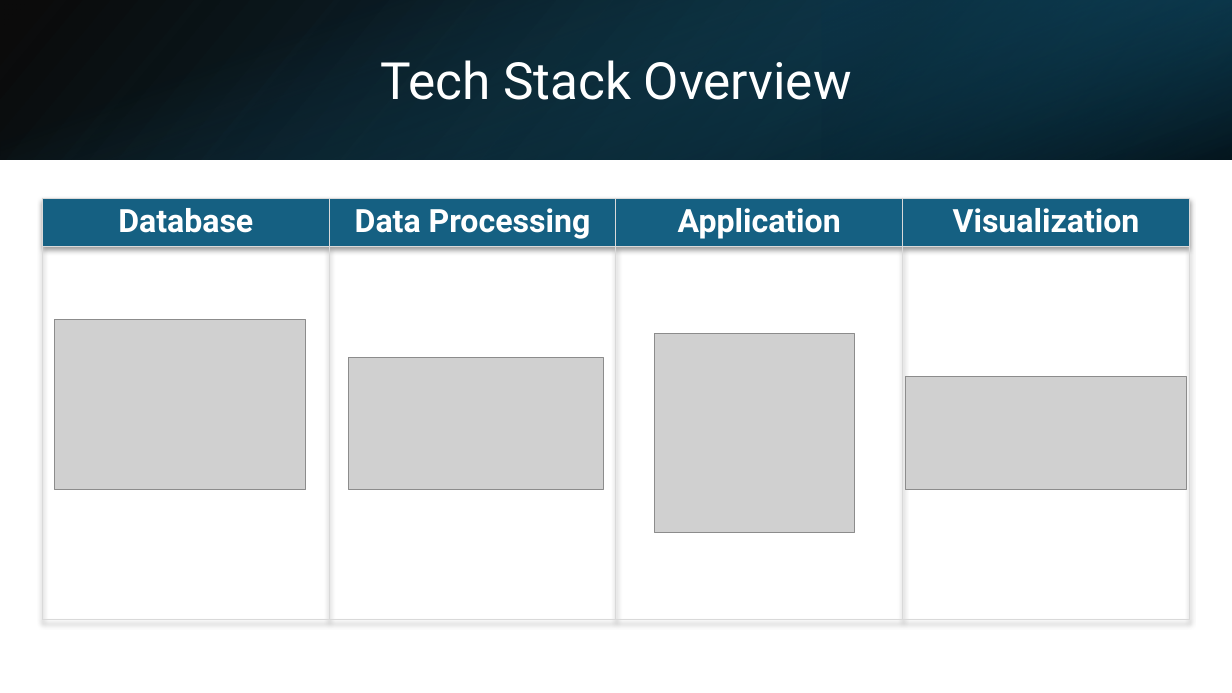
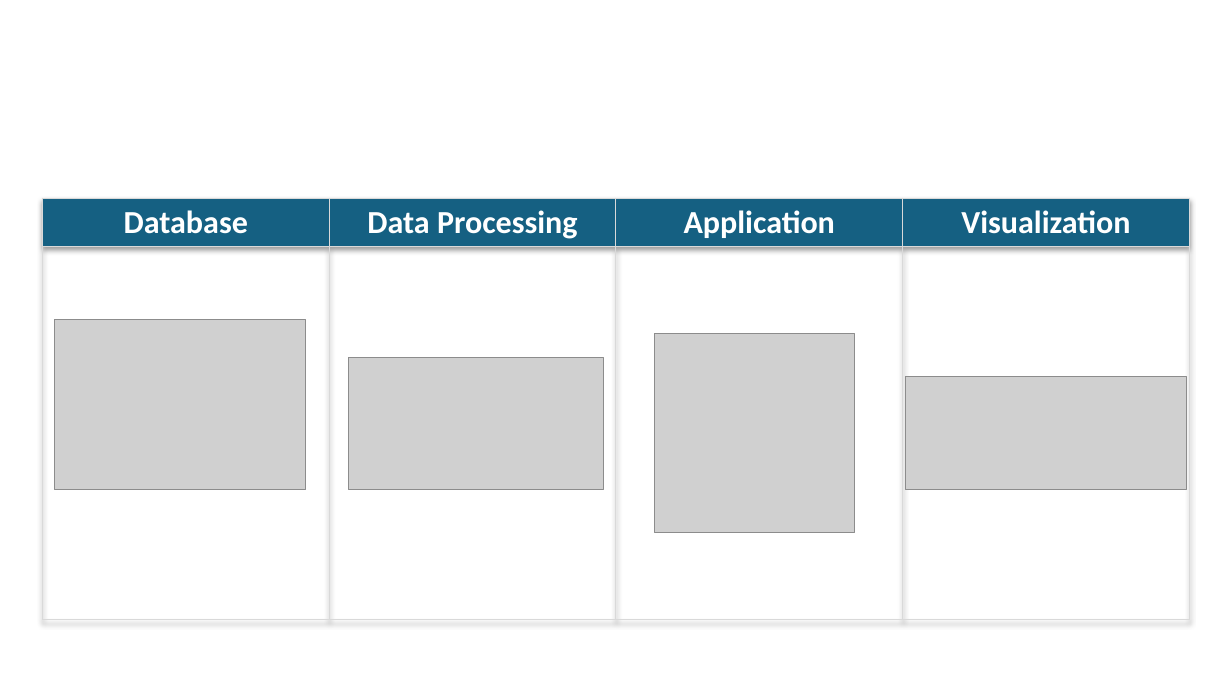
Before and after one commit to kencopas/Capstone, a slide deck: slide 5 of docs/Kenneth Copas - Capstone Presentation.pptx. Drawn at 1232x693 pixels with LibreOffice and Linux fonts; fonts in the diff are those of the drawing; grey boxes stand for pictures. Boxes give left, top, right and bottom in pixels: in the first picture for what was removed or moved away, otherwise in the second. Text is boxed around its words. In the diff, an @@ line names an element or a change of style, - is before the commit and + after.

```diff
--- a/docs/Kenneth Copas - Capstone Presentation.pptx
+++ b/docs/Kenneth Copas - Capstone Presentation.pptx
@@ rectangle removed at [0, 0, 1232, 159] @@
@@ rectangle removed at [0, 0, 1232, 159] @@
@@ rectangle removed at [822, 0, 1232, 159] @@
@@ title removed at [380, 60, 852, 100] @@
-Tech Stack Overview
@@ table at [43, 198, 1189, 619] @@
@@ font Roboto to Calibri @@
```
Also in this commit, not shown: 13 other slides changed.
